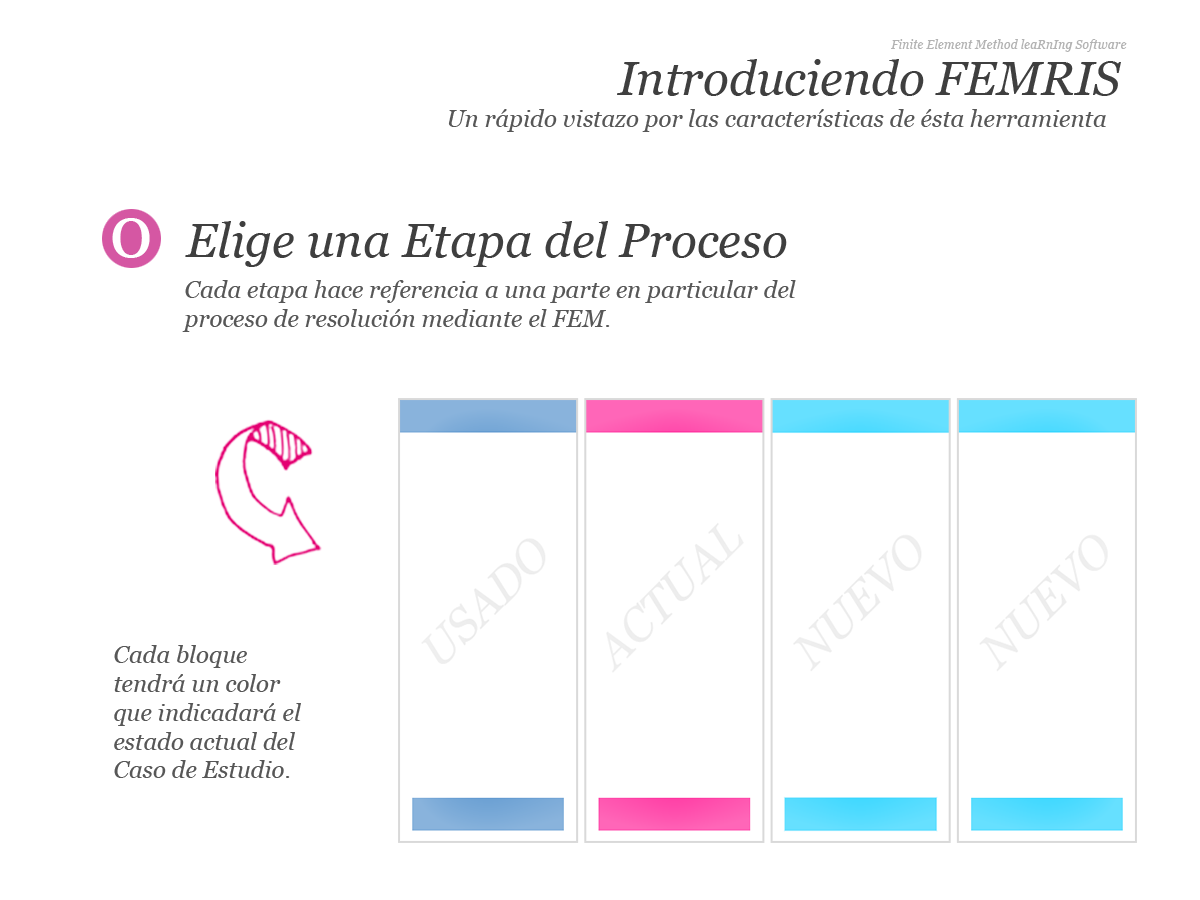
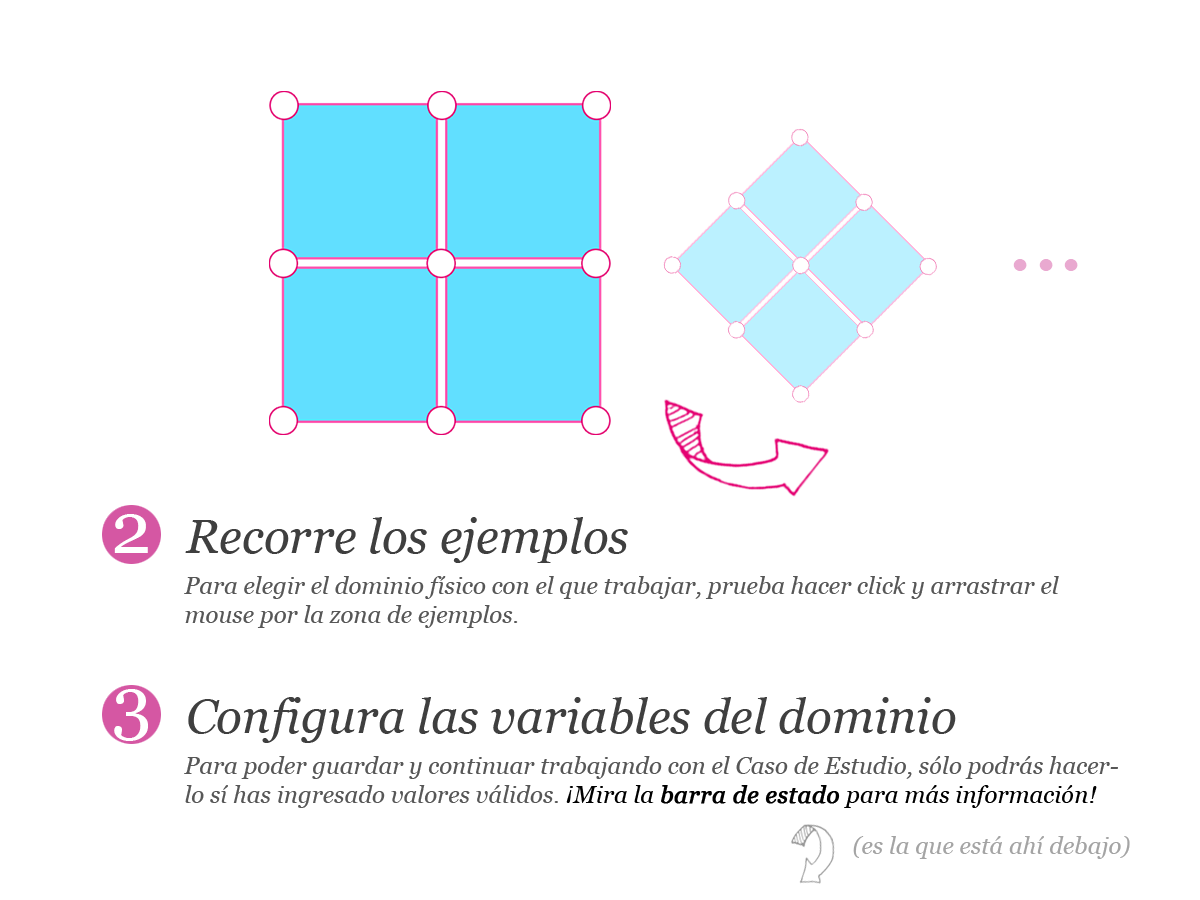
Layered file, before and after one edit (1200 x 900). Changes by layer:
hid group "CE_Overall" (11 layers) over [left=102, top=39, right=1137, bottom=843]
added group "CE_Domain" with 19 layers above "CE_Model" over [left=102, top=39, right=1130, bottom=884]
added layer "Layer 7" in group "CE_Domain" over [left=663, top=399, right=830, bottom=497]
added layer "Layer 8" (screen) in group "CE_Domain" over [left=102, top=39, right=1010, bottom=884]
added layer "Layer 7 copy 4" in group "CE_Domain" over [left=663, top=128, right=938, bottom=403]
added layer "Layer 7 copy 3" in group "CE_Domain" over [left=269, top=91, right=611, bottom=435]
added layer "(es la que está ahí debajo)" in group "CE_Domain" over [left=853, top=836, right=1130, bottom=859]
added group "Group 1 copy" with 5 layers in group "CE_Domain" over [left=102, top=685, right=1118, bottom=808]
added layer "Para poder guardar y continuar trabajando con el Caso de Estudi" in group "Group 1 copy" over [left=184, top=756, right=1118, bottom=808]
added layer "Configura las variables del dominio" in group "Group 1 copy" over [left=188, top=697, right=956, bottom=743]
added group "Bullet" (2nd of 4, in "CE_Domain" › "Group 1 copy") with 2 layers in group "Group 1 copy" over [left=102, top=685, right=161, bottom=744]
added layer "Layer 3" (2nd of 4, in "CE_Domain" › "Group 1 copy" › "Bullet") in group "Bullet" over [left=102, top=685, right=161, bottom=744]
added group "Group 1" with 5 layers in group "CE_Domain" over [left=102, top=505, right=1059, bottom=628]
added layer "Para elegir el dominio físico con el que trabajar, prueba hacer" in group "Group 1" over [left=184, top=576, right=1059, bottom=628]
added layer "Recorre los ejemplos" in group "Group 1" over [left=185, top=517, right=628, bottom=563]
added group "Bullet" (3rd of 4, in "CE_Domain" › "Group 1") with 2 layers in group "Group 1" over [left=102, top=505, right=161, bottom=564]
…and 5 more changes (5 added)
